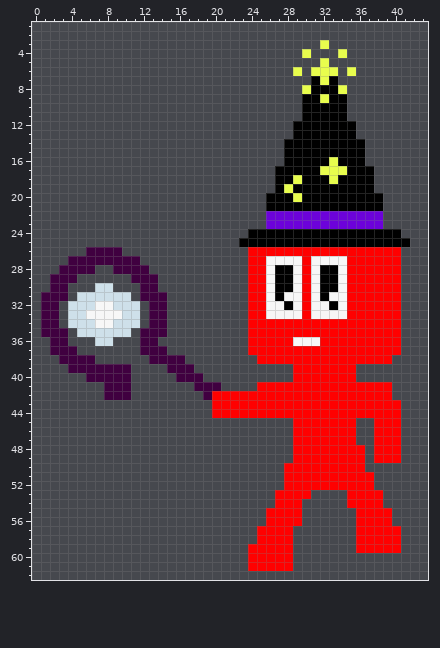
Pixel-art sprite: sprites/images/S_Shepherd_Enemy_Attack_0.png. The picture above is the old version.
The file is 128x128 pixels, drawn in blocks of 2x2; one block is one cell here. Colours within 5 levels of each other are drawn and written as one. Shown: x 0..43, y 1..62.
The result:
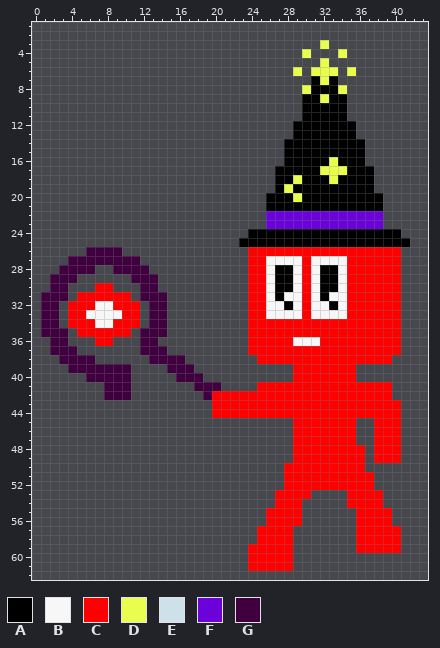
Palette (. is transparent): A #000000  B #f7f7f7  C #ff0000  D #e8fd4d  E #cee0ea  F #6c02da  G #400040
From the commit log: Added shpeherd hurt sprites. Changed some of the shepherd movement logic.
Diff:
y 30: x 7..8 EE -> CC
y 31: x 5..10 EEEEEE -> CCCCCC
y 32: x 4..6 EEE -> CCC; x 9..11 EEE -> CCC
y 33: x 4..5 EE -> CC; x 10..11 EE -> CC
y 34: x 4..6 EEE -> CCC; x 9..11 EEE -> CCC
y 35: x 5..10 EEEEEE -> CCCCCC
y 36: x 7..8 EE -> CC
